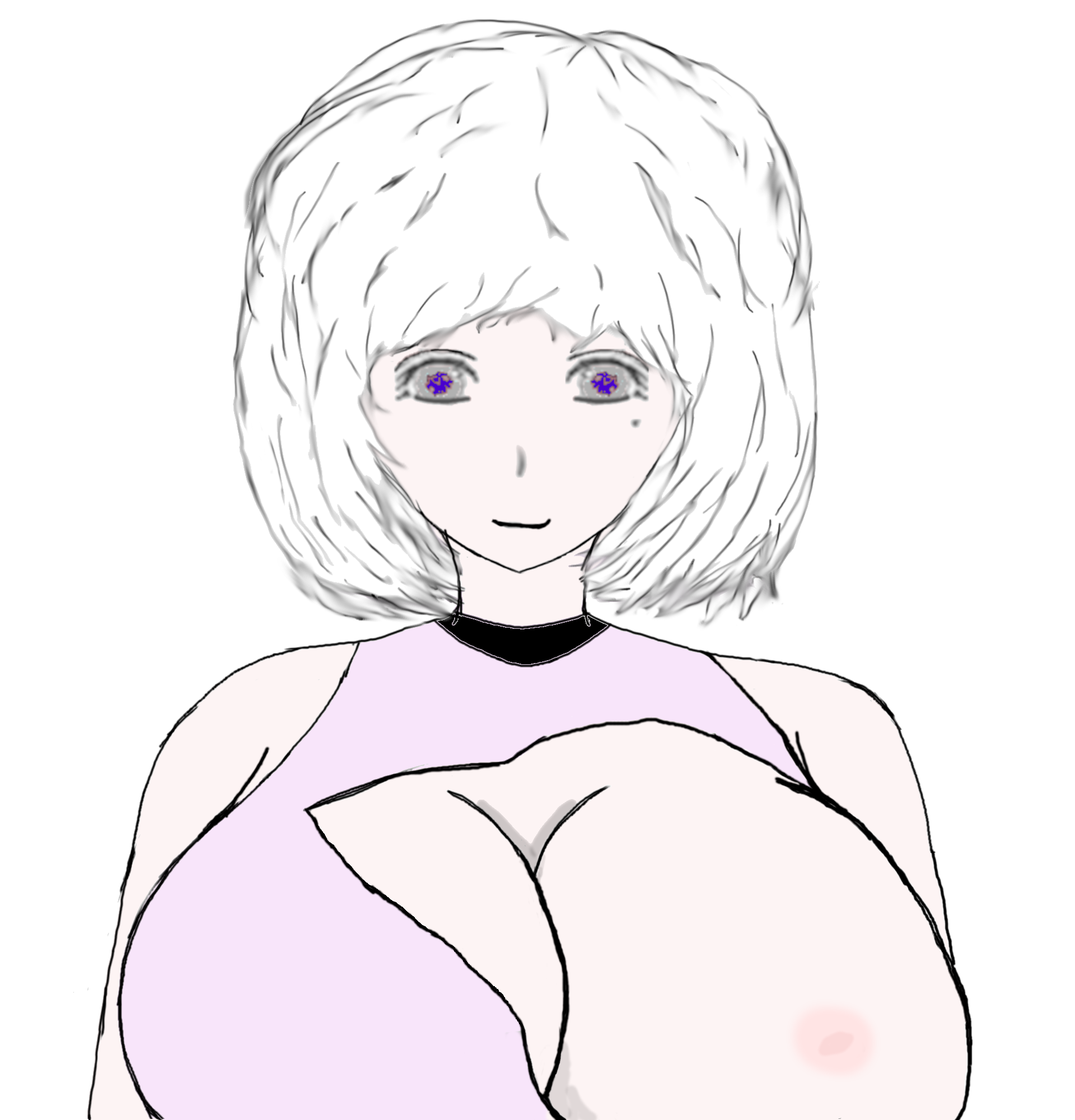
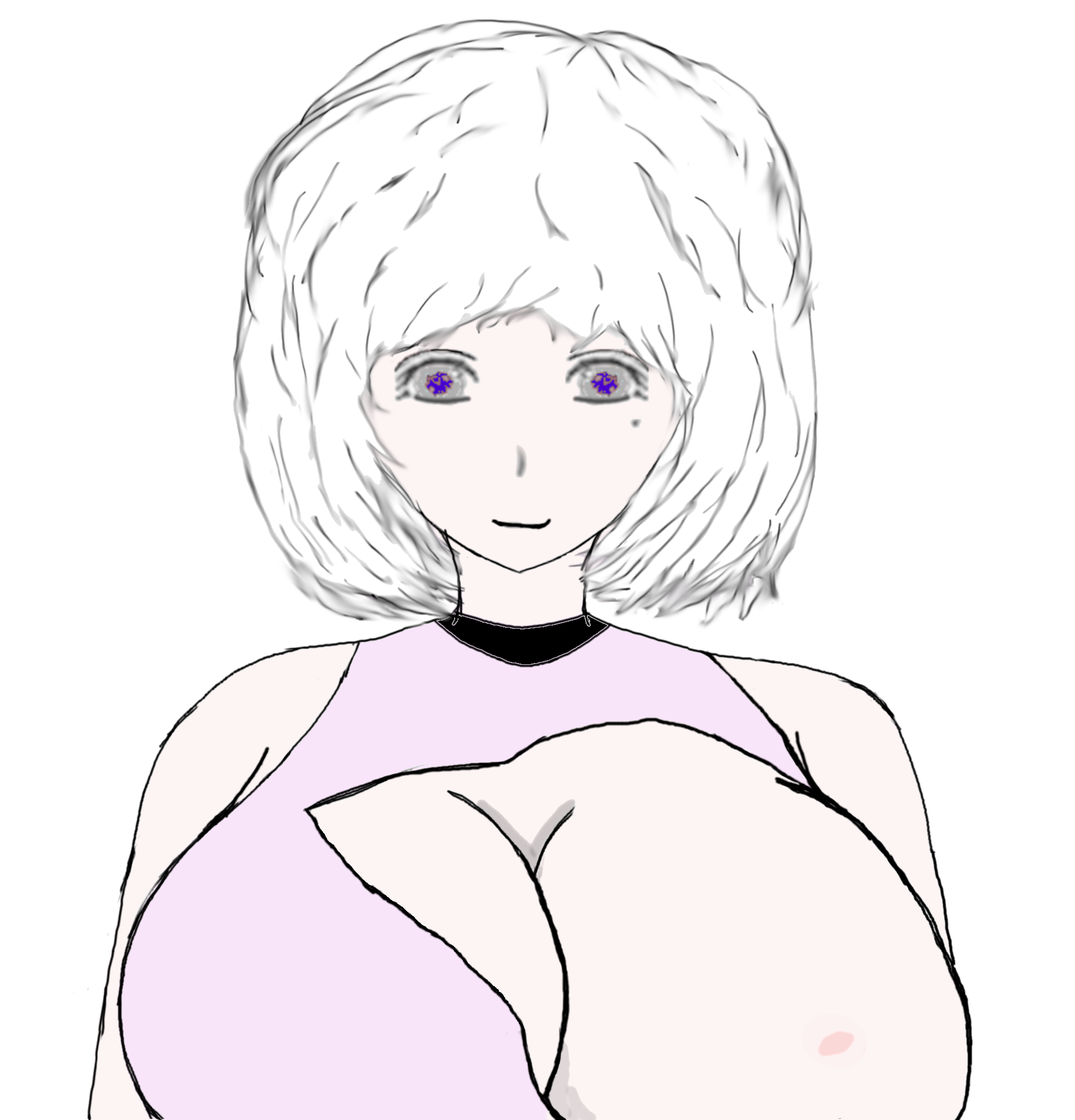
The second 1075×1120 image is a revision of the first. Changes to its layers:
painted on "Background" over [310, 721, 878, 1120]
